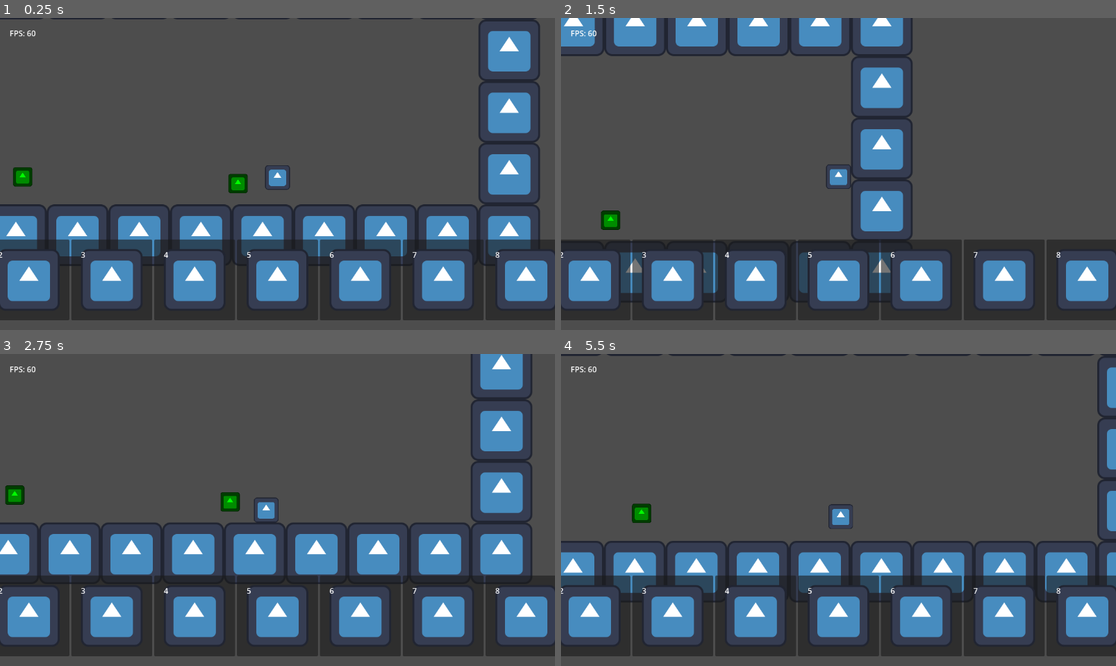
Above: before the commit, frames 1-4 (two rows, left to right).
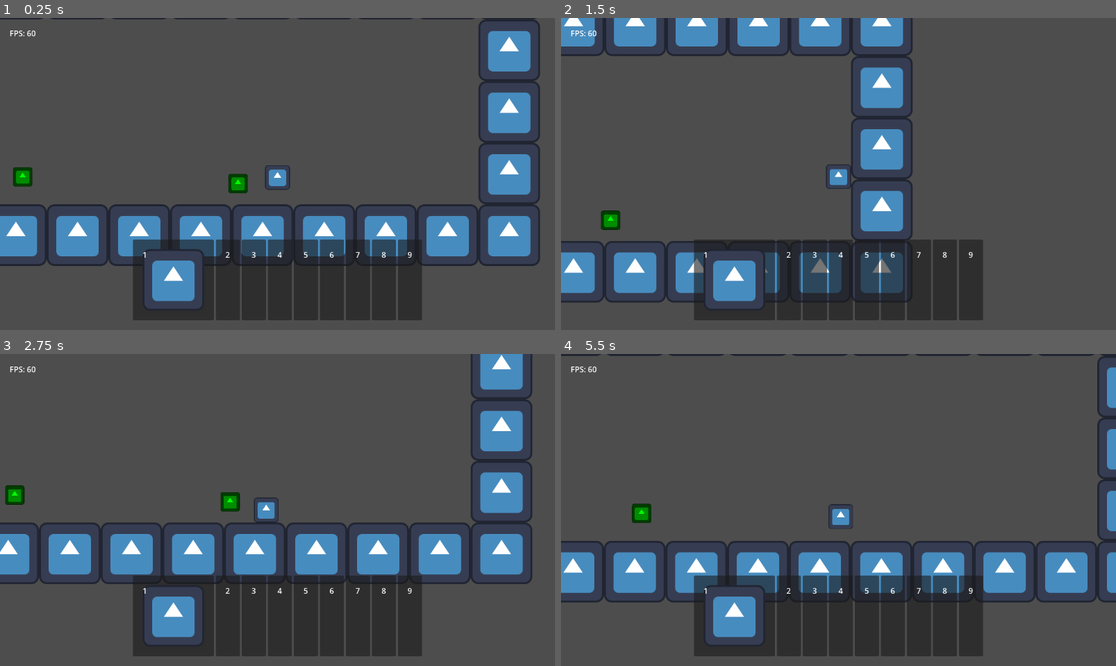
Above: after the commit, the same moments.

Repository: TheHumanMRP/RPG-Life-Tracker
Game: Godot game, scene res://Folders/Systems/Main/Scenes/main_scene.tscn
Same seed, same stepped clock (60 frames per second), same inputs: the game is played once before the commit and once after it. The engine's default icon, where the game draws it, is replaced by a stand-in: a white triangle on a blue panel in a dark square.
Inputs:
- Up to frame 1 (0.25 s): no input
- Up to frame 2 (1.5 s): hold D (move_right) from 0.53 s (still down); tap I (add_test_sword) at 0.6, 1.35 s; tap Space (jump) at 0.77 s
- Up to frame 3 (2.75 s): tap Space (jump) at 1.52 s; release D (move_right) at 2.03 s; hold A (move_left) from 2.03 s (still down); tap I (add_test_sword) at 2.1 s
- Up to frame 4 (5.5 s): release A (move_left) at 2.78 s; hold D (move_right) 2.78-4.28 s; tap I (add_test_sword) every 0.75 s from 2.85 to 5.1 s; tap Space (jump) at 3.02, 3.77, 4.52 s; hold A (move_left) 4.28-5.03 s; hold D (move_right) from 5.03 s (still down)

The runs differ from the first frame. In frame 1, 16% of the frame differs, in the area x 0-100%, y 71-97%; in frame 2, 15%; in frame 3, 15%; in frame 4, 16%.

Commit message:
Auto commit at 2026-07-04 22:24:40

Diff:
--- a/Folders/Systems/Inventory_System/Scripts/hotbar_slot.gd
+++ b/Folders/Systems/Inventory_System/Scripts/hotbar_slot.gd
@@ -16,6 +16,8 @@
 	refresh()
 
 func refresh() -> void:
+	print("\nHotbar Slot: Brother, I am supposed to refresh the logo, but I guess I am just a lazy bitch. Here's my index and item_id though")
+
 	check_type_of_item()
 
 	assaign_item()
@@ -47,6 +49,8 @@
 
 
 func refresh_logo() -> void:
+	display_logo.texture = null
+
 	if not item:
 		return
 
